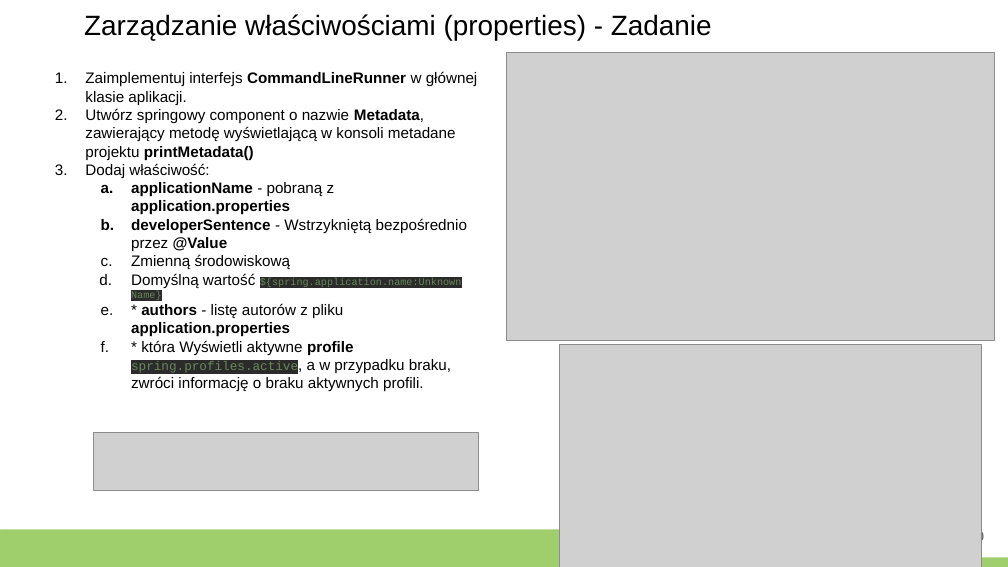
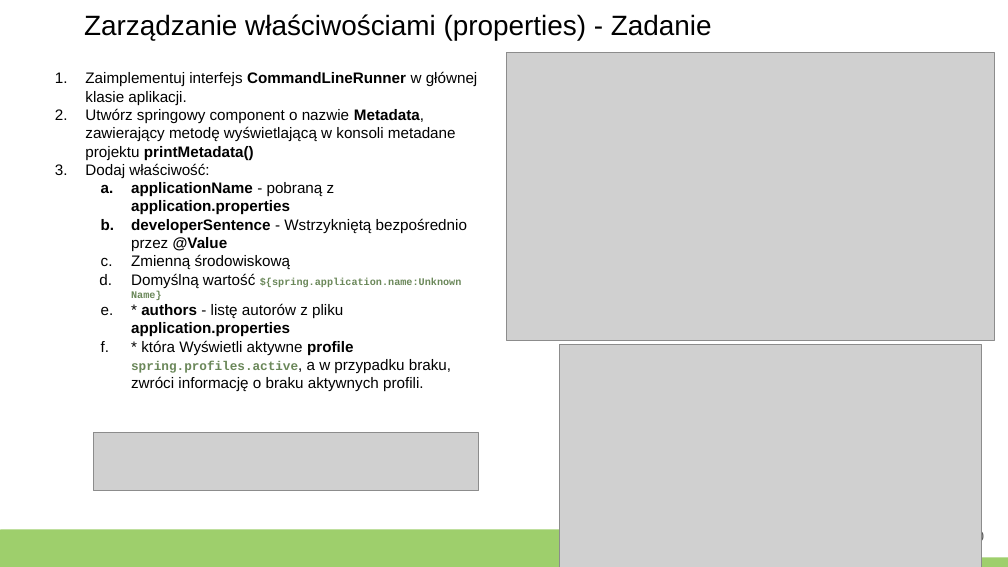
Before and after one commit to greencashew/warsztaty-podstawy-springa, a slide deck: slide 20 of prezentacja/szkolenie spring.pptx. Drawn at 1008x567 pixels with LibreOffice and Linux fonts; fonts in the diff are those of the drawing; grey boxes stand for pictures. Boxes give left, top, right and bottom in pixels: in the first picture for what was removed or moved away, otherwise in the second. Text is boxed around its words. In the diff, an @@ line names an element or a change of style, - is before the commit and + after.

```diff
--- a/prezentacja/szkolenie spring.pptx
+++ b/prezentacja/szkolenie spring.pptx
@@ text at [131, 273, 462, 391]: highlight #2B2B2B to #FFFFFF, bold on in "${spring.application.name:Unknown Name}", "spring.profiles.active," @@
```
Also in this commit, not shown: 14 other slides changed, 1 slide added, 1 other file.
